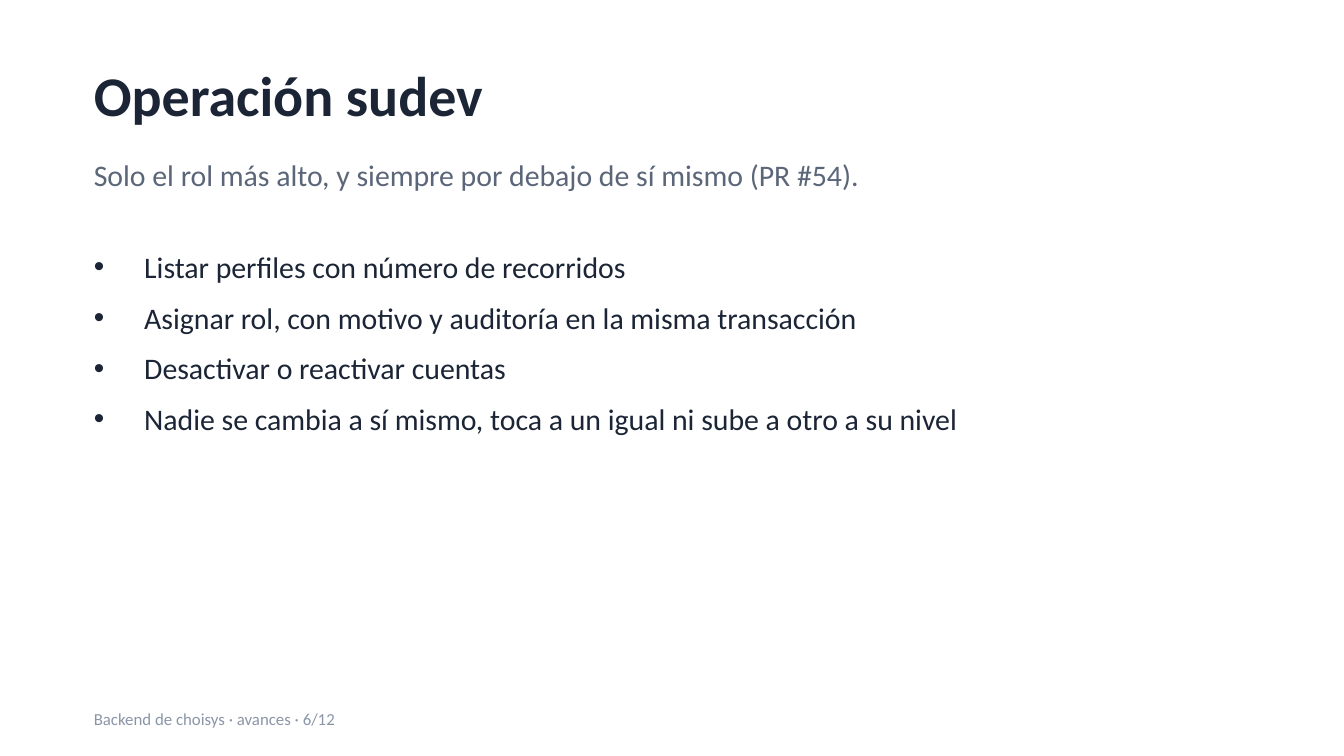
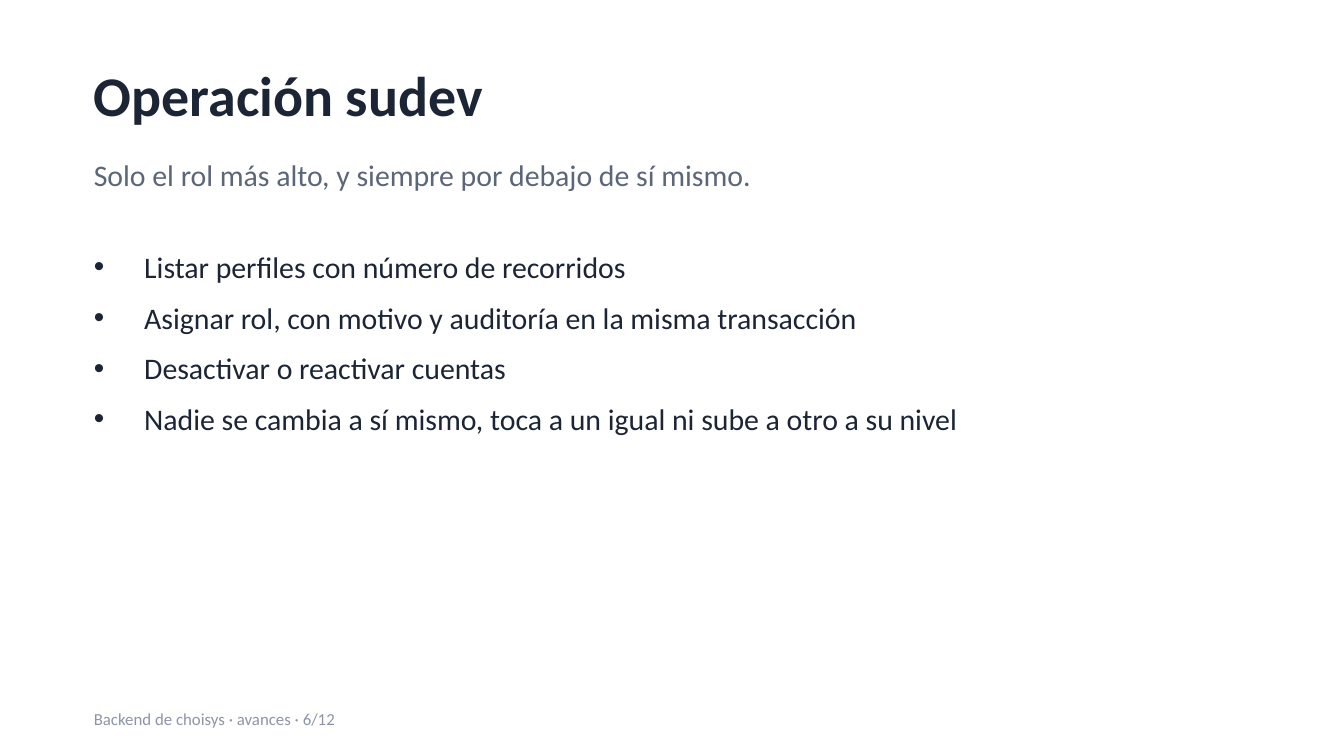
Before and after one commit to NeoRetroo38/choisys, a slide deck: slide 6 of docs/avances/avances-backend.pptx. Drawn at 1344x756 pixels with LibreOffice and Linux fonts; fonts in the diff are those of the drawing. Boxes give left, top, right and bottom in pixels: in the first picture for what was removed or moved away, otherwise in the second. Text is boxed around its words. In the diff, an @@ line names an element or a change of style, - is before the commit and + after.

```diff
--- a/docs/avances/avances-backend.pptx
+++ b/docs/avances/avances-backend.pptx
@@ text at <box>94,165,750,191</box>: text changed @@
-Solo el rol más alto, y siempre por debajo de sí mismo (PR #54).
+Solo el rol más alto, y siempre por debajo de sí mismo.
```
Also in this commit, not shown: 1 other slide changed, 3 other files.
